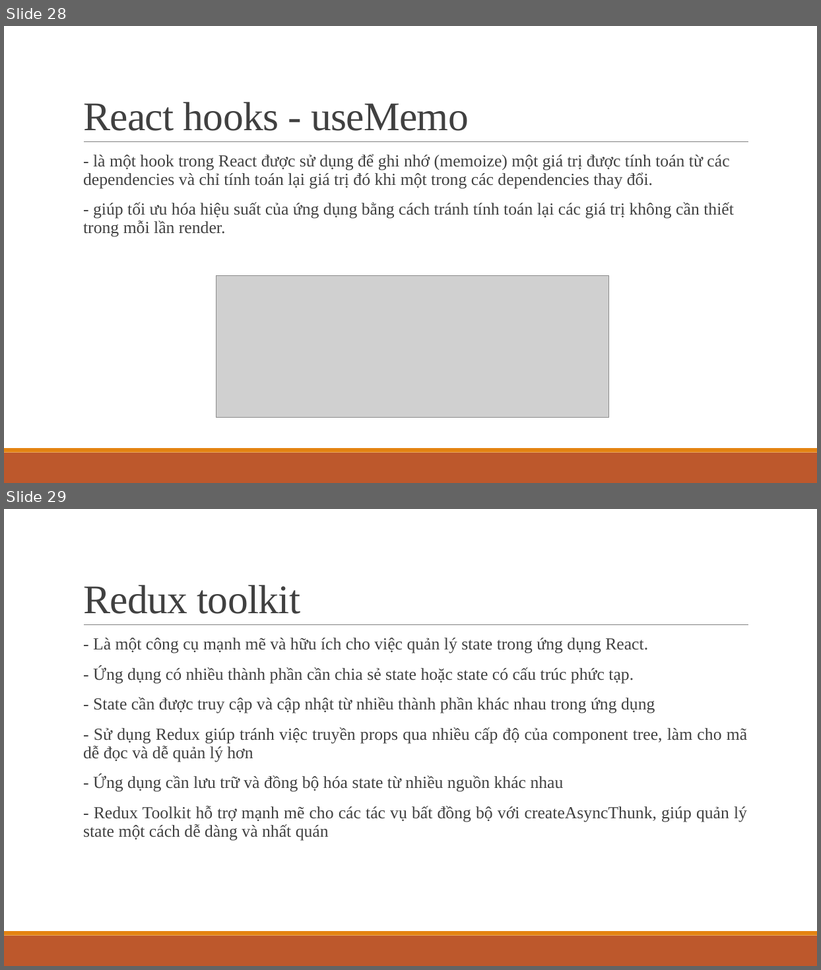
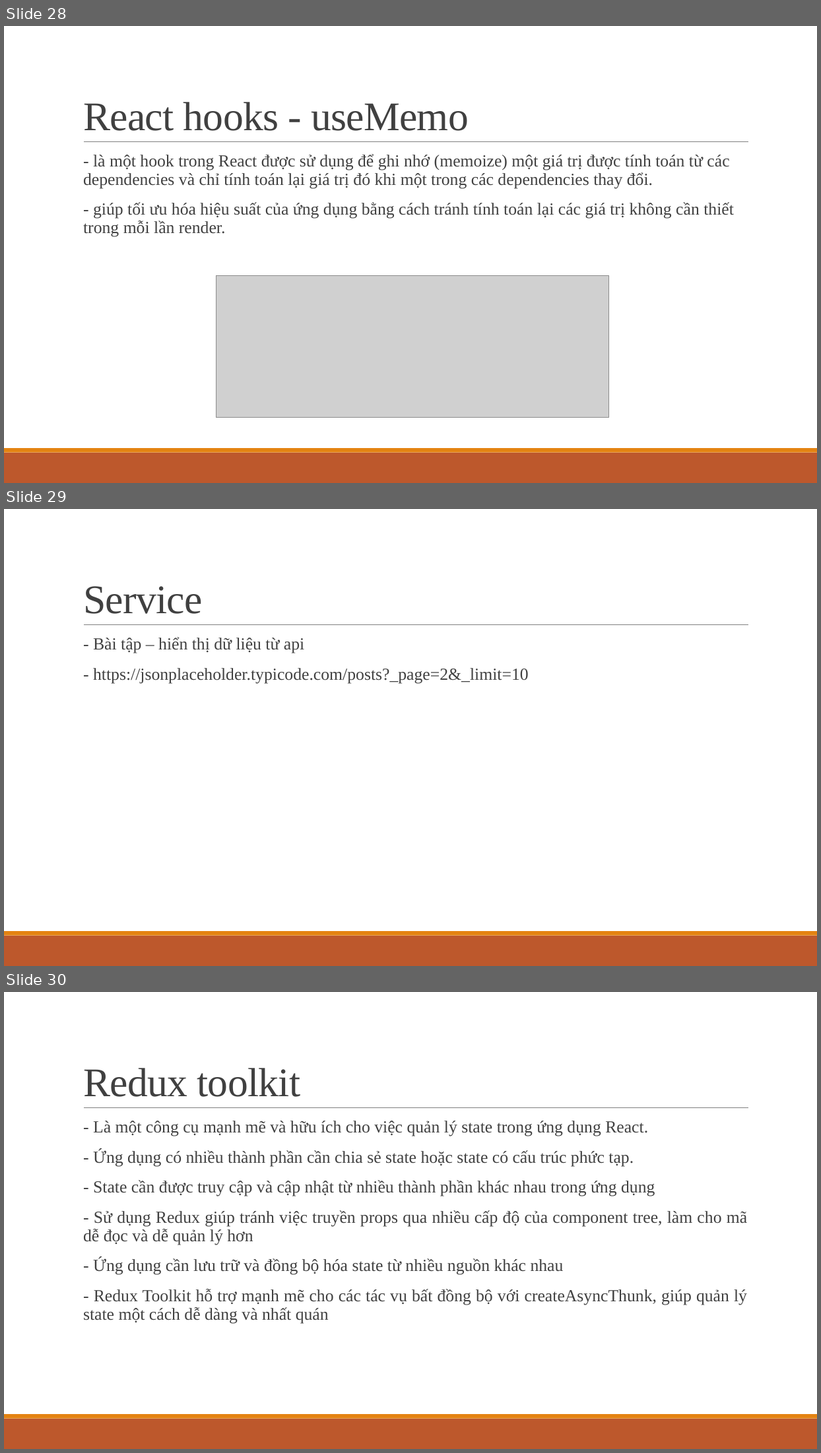
Before and after one commit to ddinhftieens/tranning-react, a slide deck: react_ts.pptx. Shown one above the other, each under a label of ours: slides 28 and 29 before the commit, slides 28, 29 and 30 after it. The pictures are 821x970 and 821x1453 pixels, drawn with LibreOffice and Linux fonts; fonts in the diff are those of the drawing; grey boxes stand for pictures. Boxes give left, top, right and bottom in pixels: in the first picture for what was removed or moved away, otherwise in the second. Text is boxed around its words. In the diff, an @@ line names an element or a change of style, - is before the commit and + after.

```diff
--- a/react_ts.pptx
+++ b/react_ts.pptx
@@ slide 29 added at (4,509,817,966), background #FFFFFF; not listed: 3 template elements that a slide beside it also shows @@
@@ title added at (83,586,203,614), 48 pt, text #404040 @@
+Service
@@ text added at (93,637,529,683), 20 pt, text #404040 @@
+  - Bài tập – hiển thị dữ liệu từ api
+  - https://jsonplaceholder.typicode.com/posts?_page=2&_limit=10
@@ what was slide 29 is now slide 30 @@
```
Also in this commit, not shown: 1 other file.
